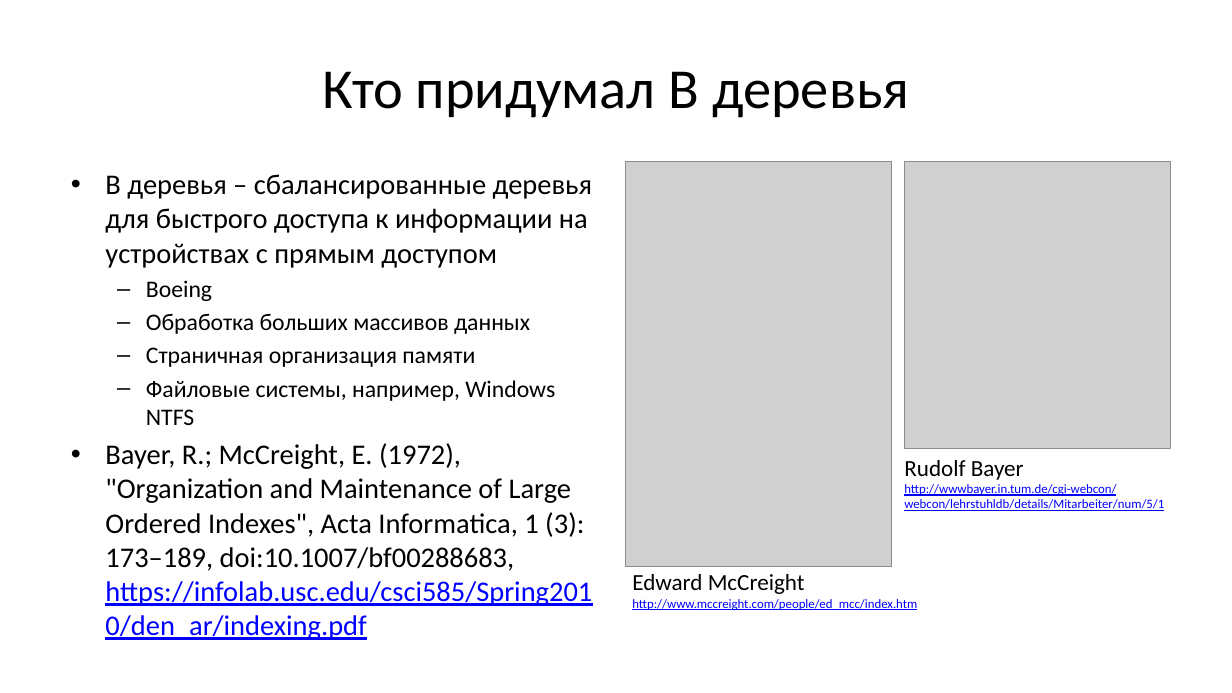
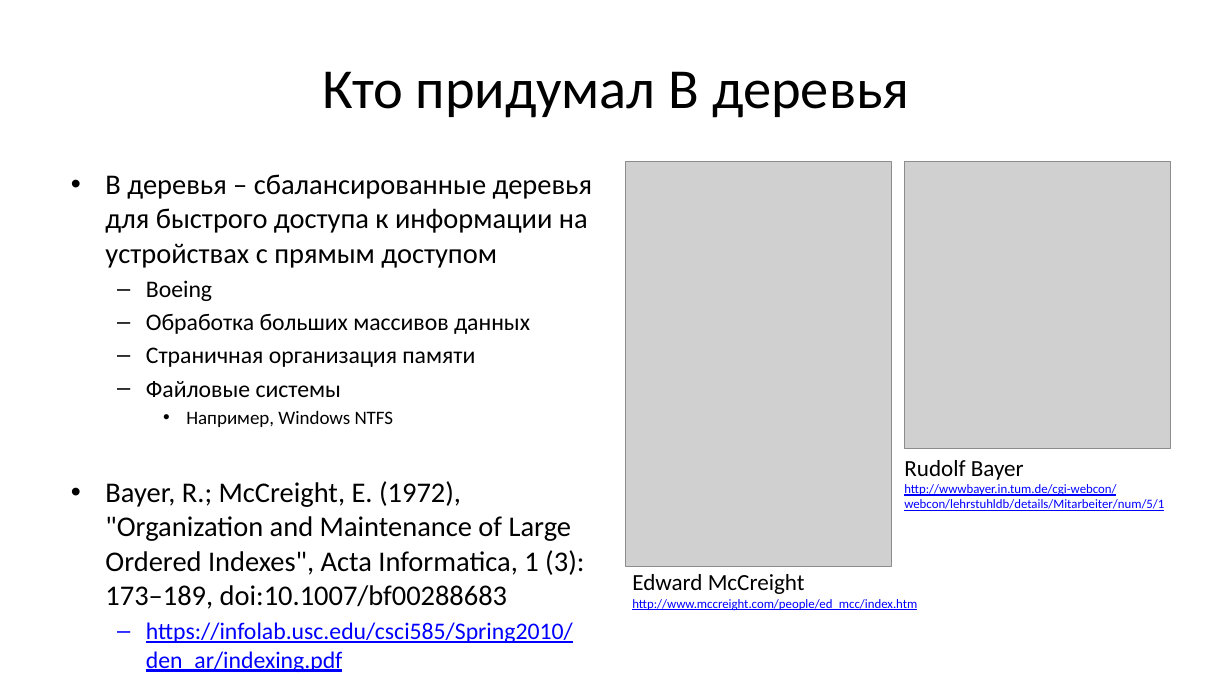
Before and after one commit to Evgueni-Petrov-aka-espetrov/Algorithms-and-Programming-in-C-pptx, a slide deck: slide 7 of 19 Б и КЧ деревья.pptx (slide 3 before the commit). Drawn at 1232x693 pixels with LibreOffice and Linux fonts; fonts in the diff are those of the drawing; grey boxes stand for pictures. Boxes give left, top, right and bottom in pixels: in the first picture for what was removed or moved away, otherwise in the second. Text is boxed around its words. In the diff, an @@ line names an element or a change of style, - is before the commit and + after.

```diff
--- a/19 Б и КЧ деревья.pptx
+++ b/19 Б и КЧ деревья.pptx
@@ text at [105,381,584,672]: text changed @@
-  – Файловые системы, например, Windows NTFS
-• Bayer, R.; McCreight, E. (1972), "Organization and Maintenance of Large Ordered Indexes", Acta Informatica, 1 (3): 173–189, doi:10.1007/bf00288683, https://infolab.usc.edu/csci585/Spring2010/den_ar/indexing.pdf
+  – Файловые системы
+    • Например, Windows NTFS
+• Bayer, R.; McCreight, E. (1972), "Organization and Maintenance of Large Ordered Indexes", Acta Informatica, 1 (3): 173–189, doi:10.1007/bf00288683
+  – https://infolab.usc.edu/csci585/Spring2010/den_ar/indexing.pdf
```
Also in this commit, not shown: 12 other slides changed, 105 slides added, 1 slide removed.
